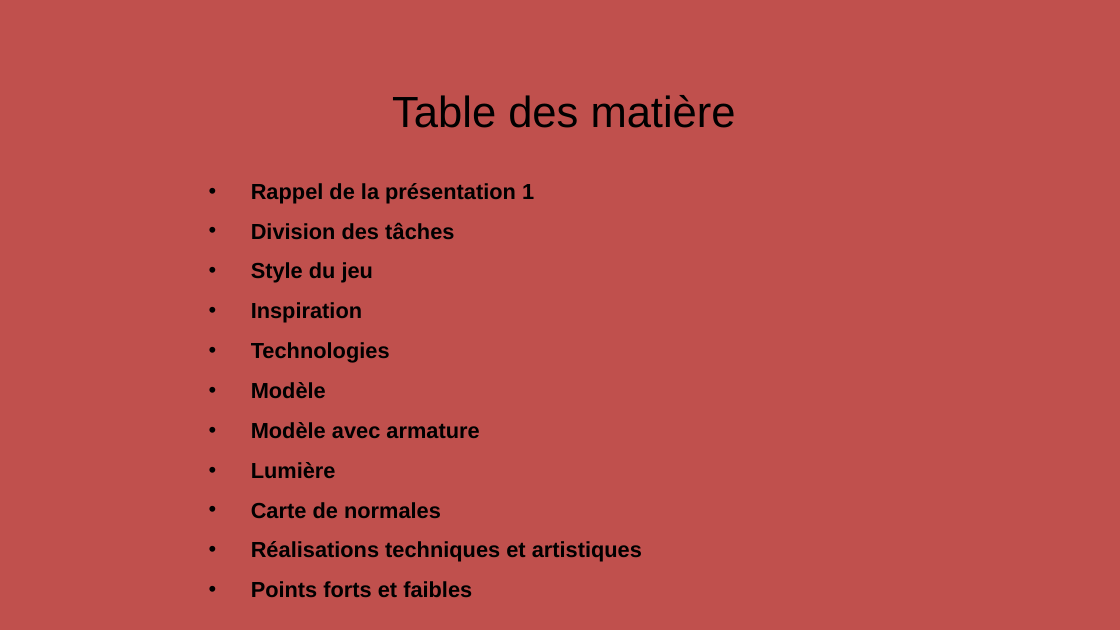
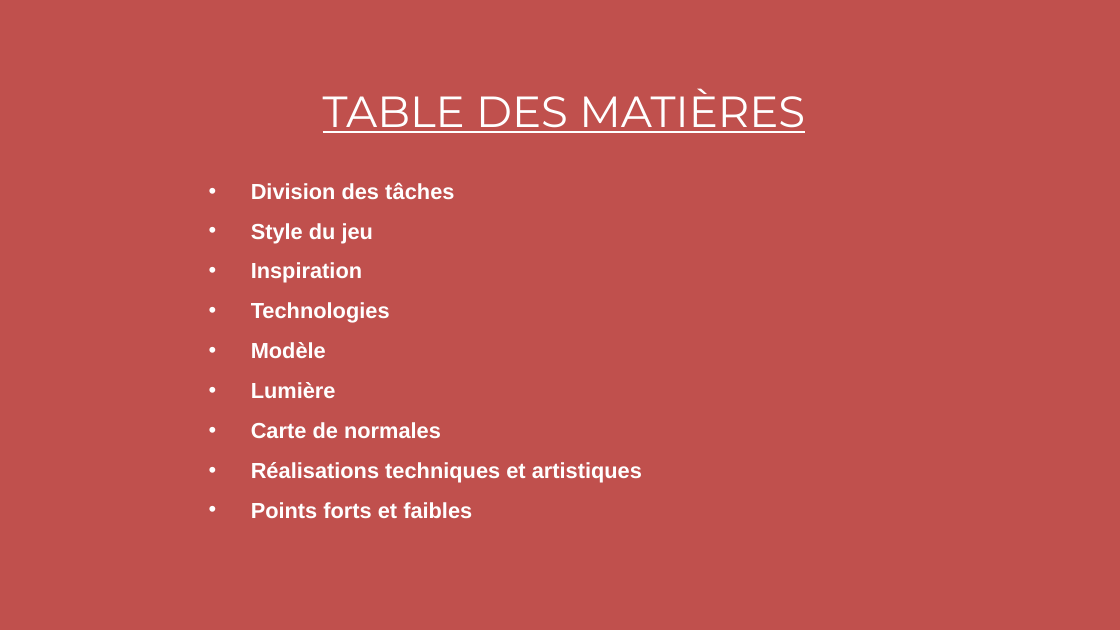
Before and after one commit to LordPet/inf5071_FollowThePills, a slide deck: slide 2 of presentation2.pptx. Drawn at 1120x630 pixels with LibreOffice and Linux fonts; fonts in the diff are those of the drawing. Boxes give left, top, right and bottom in pixels: in the first picture for what was removed or moved away, otherwise in the second. Text is boxed around its words. In the diff, an @@ line names an element or a change of style, - is before the commit and + after.

```diff
--- a/presentation2.pptx
+++ b/presentation2.pptx
@@ text at (323, 88, 805, 133): text changed; font Arial to Montserrat; text colour #000000 to #FFFFFF @@
-Table des matière
+TABLE DES MATIÈRES
@@ text "Division des tâches" at (251, 182, 642, 518): text colour #000000 to #FFFFFF @@
@@ text at (251, 183, 534, 203): paragraph removed @@
-• Rappel de la présentation 1
@@ text at (251, 422, 479, 438): paragraph removed @@
-• Modèle avec armature
```
Also in this commit, not shown: 16 other slides changed, 1 slide added.
